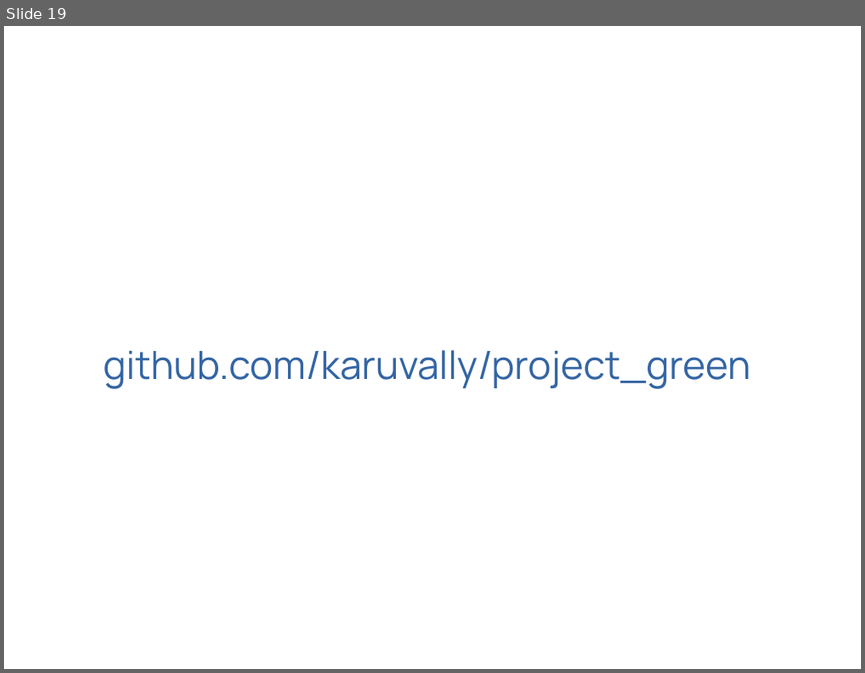
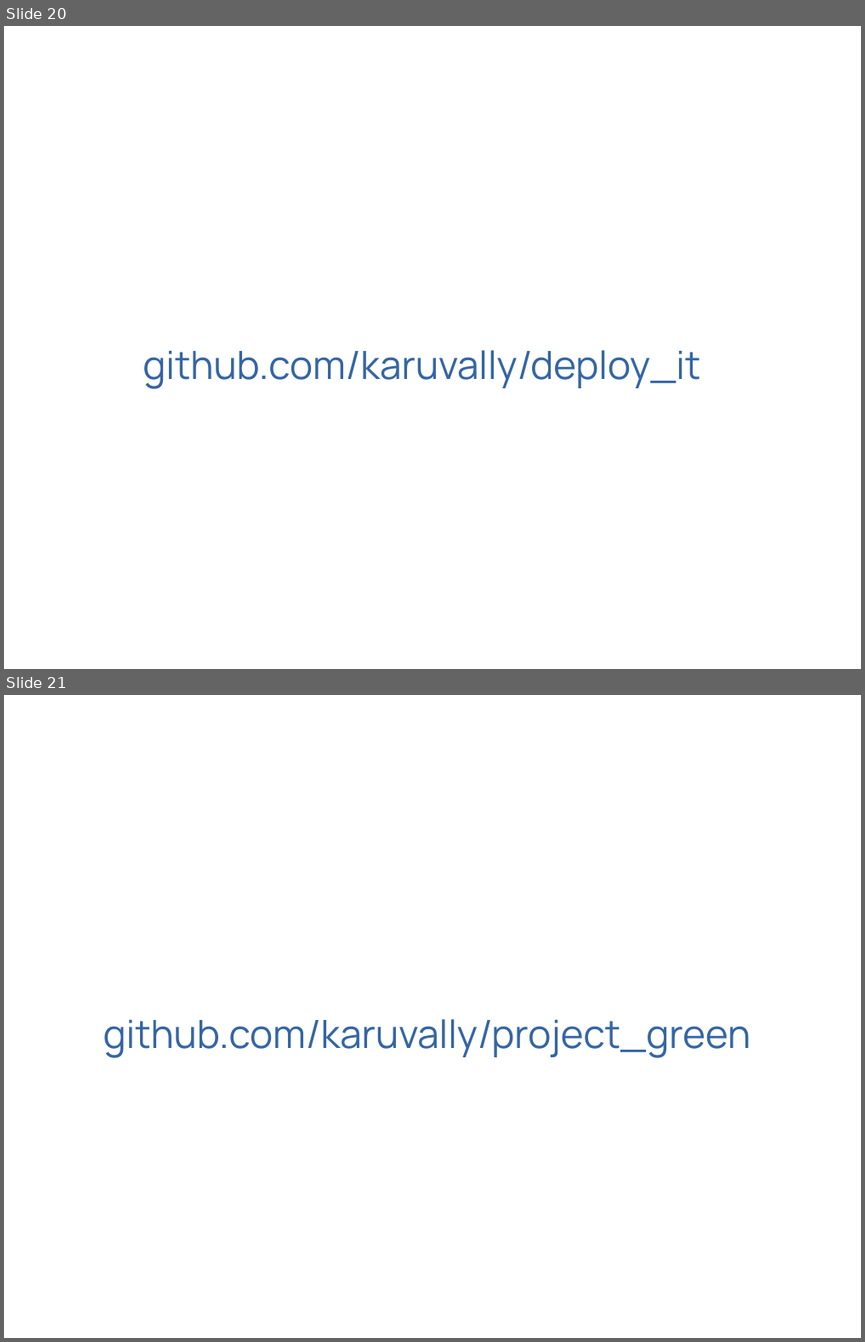
Before and after one commit to karuvally/project_green, a slide deck: docs/phase_ii/slides/review_iii.odp. Shown one above the other, each under a label of ours: slide 19 before the commit, slides 20 and 21 after it. The pictures are 865x673 and 865x1342 pixels, drawn with LibreOffice and Linux fonts; fonts in the diff are those of the drawing. Boxes give left, top, right and bottom in pixels: in the first picture for what was removed or moved away, otherwise in the second. Text is boxed around its words. In the diff, an @@ line names an element or a change of style, - is before the commit and + after.

```diff
--- a/docs/phase_ii/slides/review_iii.odp
+++ b/docs/phase_ii/slides/review_iii.odp
@@ slide 20 added at box(4, 26, 861, 669), background #FFFFFF @@
@@ text added at box(143, 350, 700, 389), 36 pt, text #3465A4 @@
+github.com/karuvally/deploy_it
@@ what was slide 19 is now slide 21 @@
```
Also in this commit, not shown: 1 slide changed, 1 other slide added.
